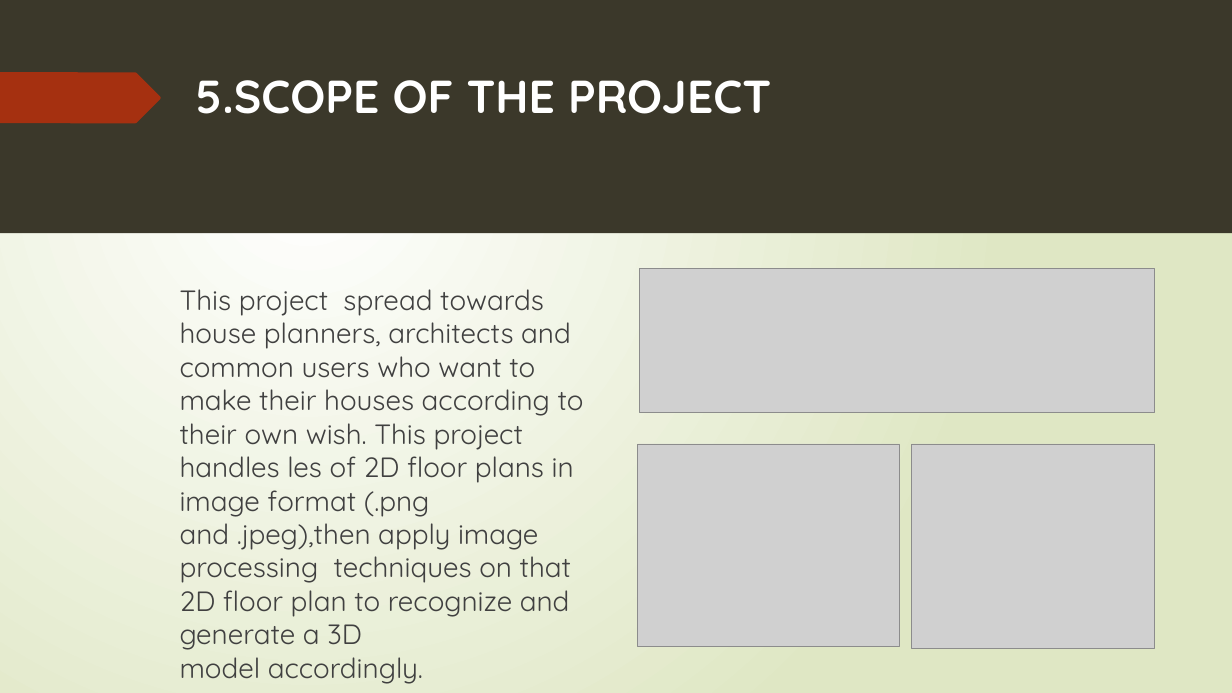
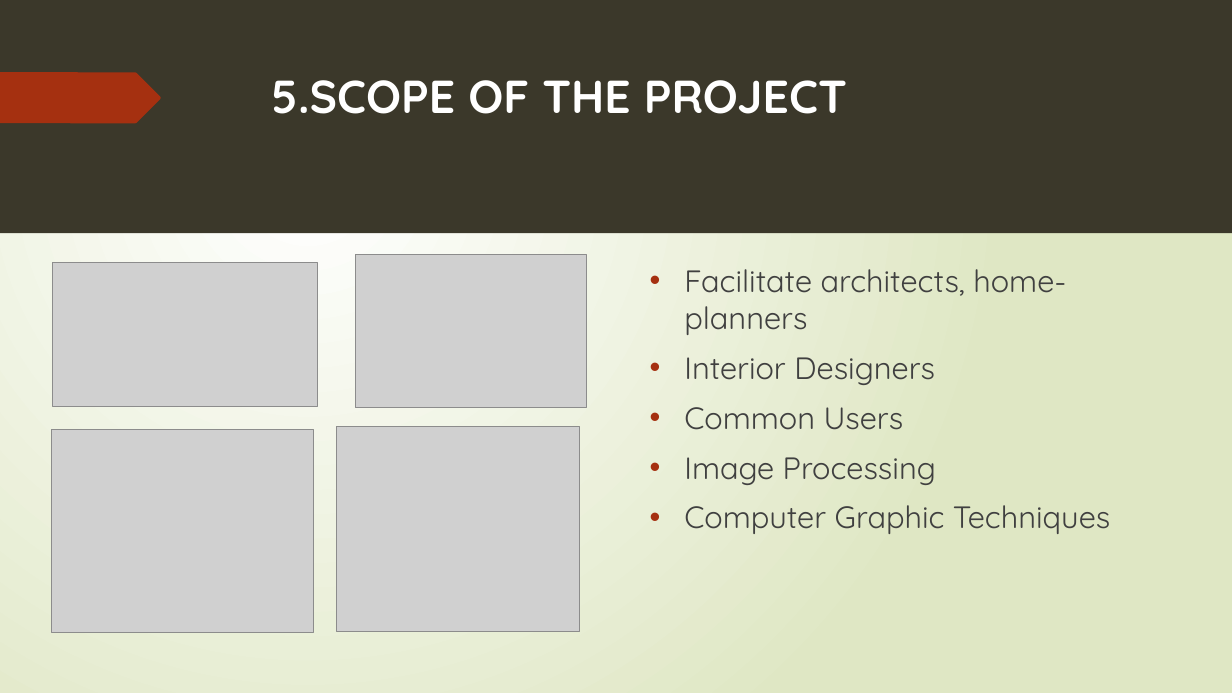
Before and after one commit to 15831944/2d-to-3d, a slide deck: slide 11 of Project slides.pptx (slide 9 before the commit). Drawn at 1232x693 pixels with LibreOffice and Linux fonts; fonts in the diff are those of the drawing; grey boxes stand for pictures. Boxes give left, top, right and bottom in pixels: in the first picture for what was removed or moved away, otherwise in the second. Text is boxed around its words. In the diff, an @@ line names an element or a change of style, - is before the commit and + after.

Commit message:
final project slides

```diff
--- a/Project slides.pptx
+++ b/Project slides.pptx
@@ title "5.SCOPE OF THE PROJECT" moved from (x1=196, y1=80, x2=771, y2=114) to (x1=271, y1=80, x2=847, y2=114) @@
@@ picture resized from (x1=640, y1=268, x2=1155, y2=412) to (x1=53, y1=262, x2=317, y2=407) @@
@@ picture added at (x1=355, y1=254, x2=586, y2=408) @@
@@ text added at (x1=684, y1=269, x2=1110, y2=534), 24 pt, text #404040 @@
+• Facilitate architects, home-planners
+• Interior Designers
+• Common Users
+• Image Processing
+• Computer Graphic Techniques
@@ text removed at (x1=180, y1=289, x2=584, y2=650) @@
-This project spread towards house planners, architects and common users who want to make their houses according to their own wish. This project handles les of 2D floor plans in image format (.png and .jpeg),then apply image processing techniques on that 2D floor plan to recognize and generate a 3D model accordingly.
@@ picture moved from (x1=638, y1=445, x2=899, y2=647) to (x1=52, y1=430, x2=313, y2=632) @@
@@ freeform shape removed at (x1=55, y1=436, x2=98, y2=596) @@
@@ picture moved from (x1=912, y1=445, x2=1155, y2=650) to (x1=336, y1=427, x2=579, y2=632) @@
@@ freeform shape removed at (x1=78, y1=542, x2=81, y2=564) @@
@@ freeform shape removed at (x1=98, y1=583, x2=102, y2=606) @@
```
Also in this commit, not shown: 14 other slides changed, 3 slides added, 1 slide removed.
